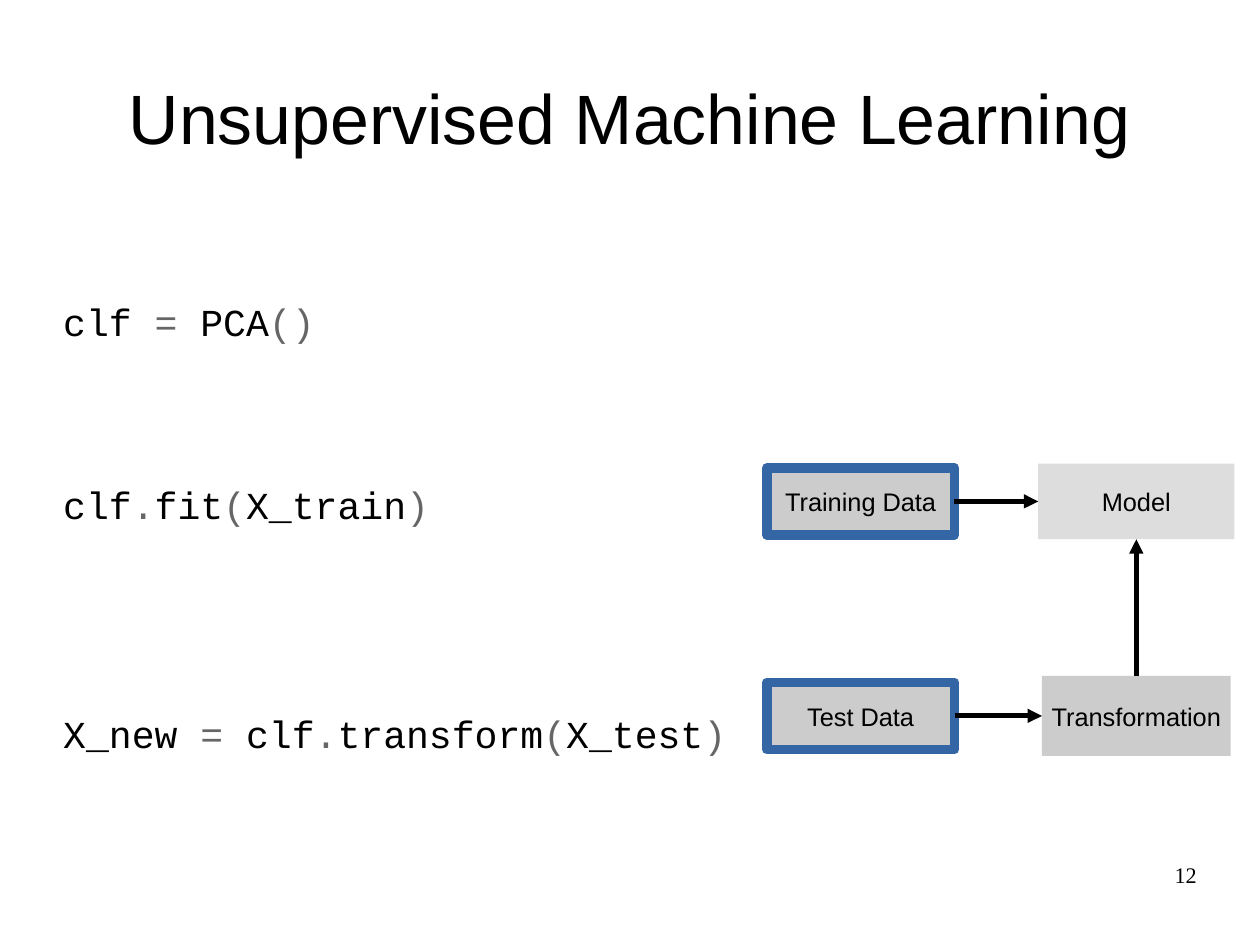
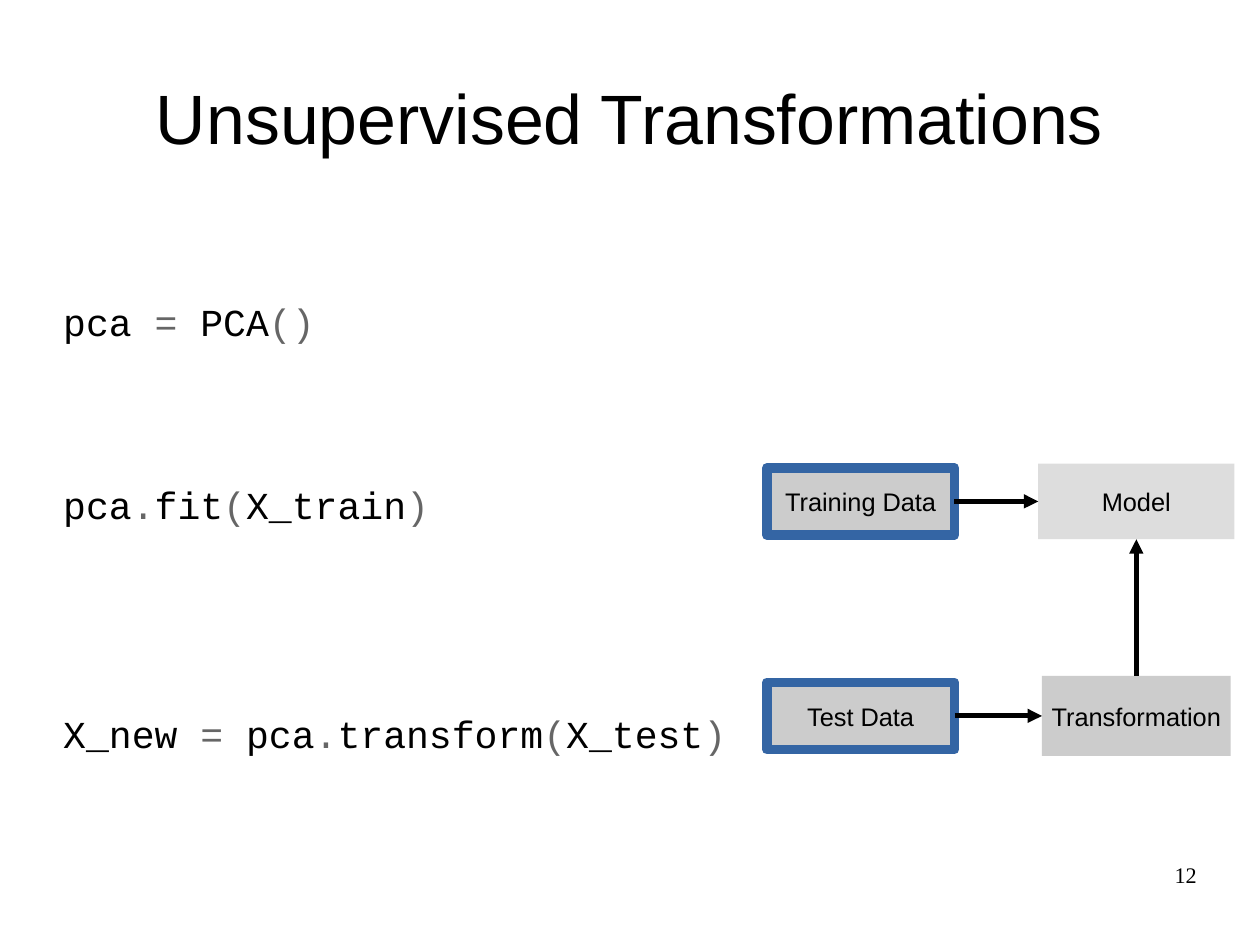
Before and after one commit to amueller/odscon-2015, a slide deck: slide 12 of machine-learning-with-scikit-learn-strata-2015.odp. Drawn at 1260x945 pixels with LibreOffice and Linux fonts; fonts in the diff are those of the drawing. Boxes give left, top, right and bottom in pixels: in the first picture for what was removed or moved away, otherwise in the second. Text is boxed around its words. In the diff, an @@ line names an element or a change of style, - is before the commit and + after.

```diff
--- a/machine-learning-with-scikit-learn-strata-2015.odp
+++ b/machine-learning-with-scikit-learn-strata-2015.odp
@@ title at <box>156,93,1103,157</box>: text changed @@
-Unsupervised Machine Learning
+Unsupervised Transformations
@@ text at <box>63,309,726,756</box>: text changed @@
-clf = PCA()
-clf.fit(X_train)
-X_new = clf.transform(X_test)
+pca = PCA()
+pca.fit(X_train)
+X_new = pca.transform(X_test)
```
Also in this commit, not shown: 3 other slides changed, 1 slide added.
